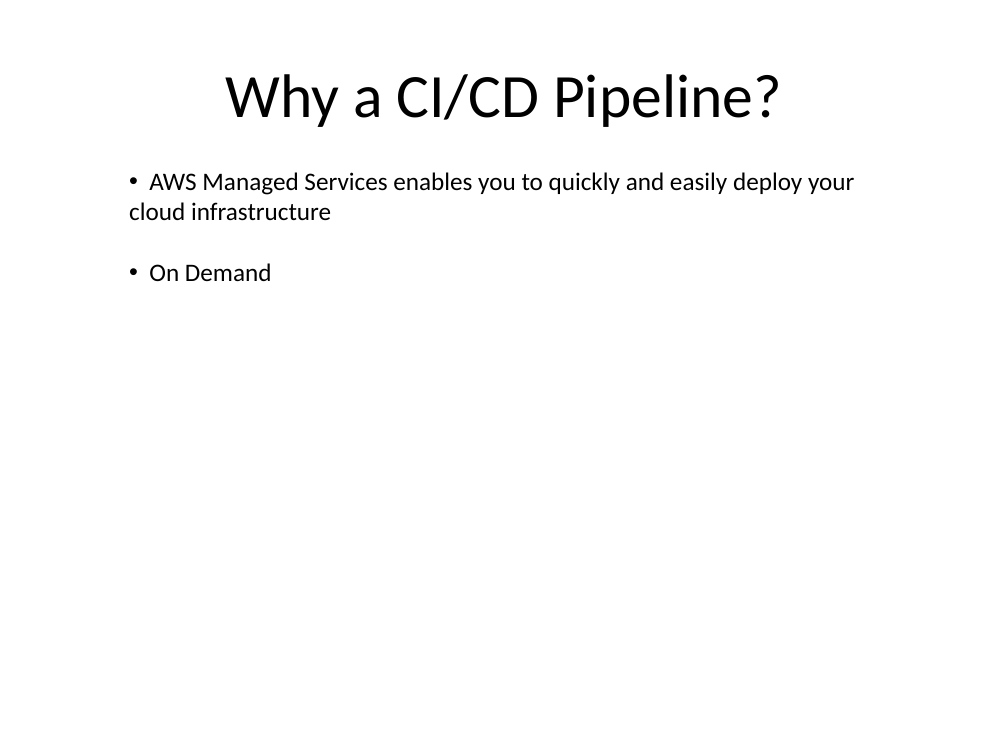
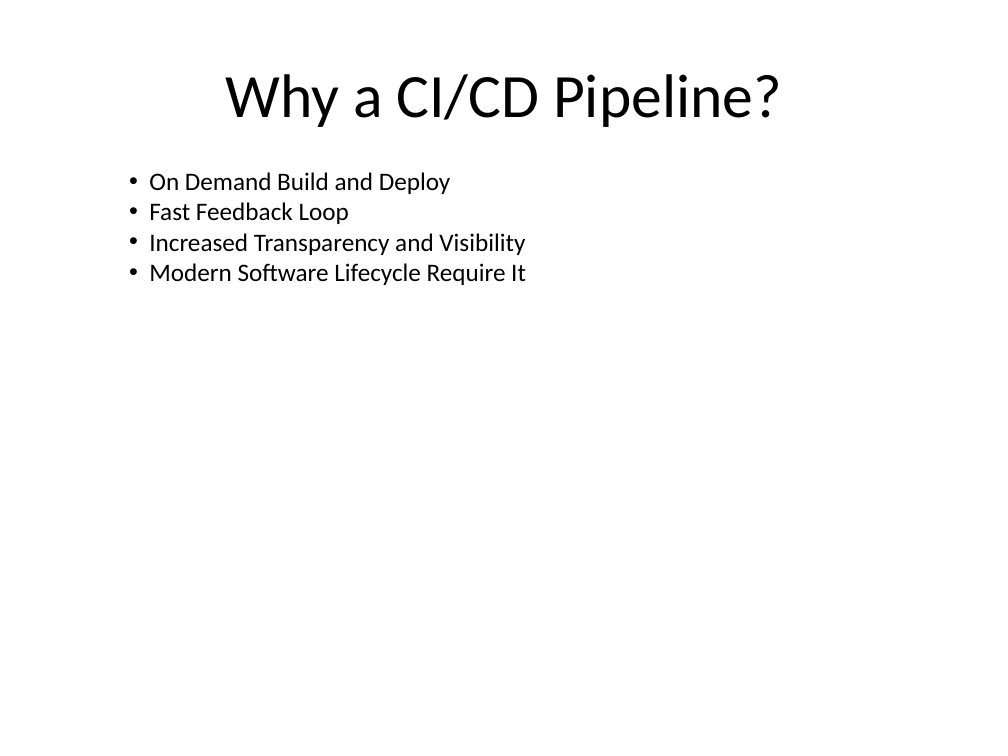
Before and after one commit to kskalvar/aws-eks-pipeline-quickstart, a slide deck: slide 3 of slides/AWS-EKS-Pipeline-QuickStart.pptx. Drawn at 1008x756 pixels with LibreOffice and Linux fonts; fonts in the diff are those of the drawing; background and template pictures are left out. Boxes give left, top, right and bottom in pixels: in the first picture for what was removed or moved away, otherwise in the second. Text is boxed around its words. In the diff, an @@ line names an element or a change of style, - is before the commit and + after.

```diff
--- a/slides/AWS-EKS-Pipeline-QuickStart.pptx
+++ b/slides/AWS-EKS-Pipeline-QuickStart.pptx
@@ text at bbox=[149, 172, 526, 285]: text changed @@
-• AWS Managed Services enables you to quickly and easily deploy your cloud infrastructure
-• On Demand
+• On Demand Build and Deploy
+• Fast Feedback Loop
+• Increased Transparency and Visibility
+• Modern Software Lifecycle Require It
```
Also in this commit, not shown: 7 other slides changed, 2 slides added, 1 other file.
